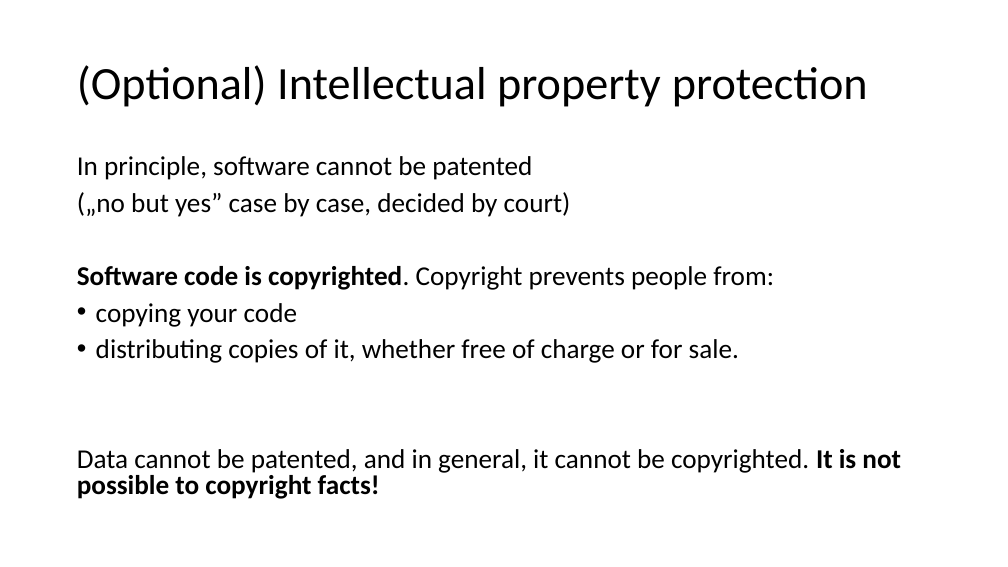
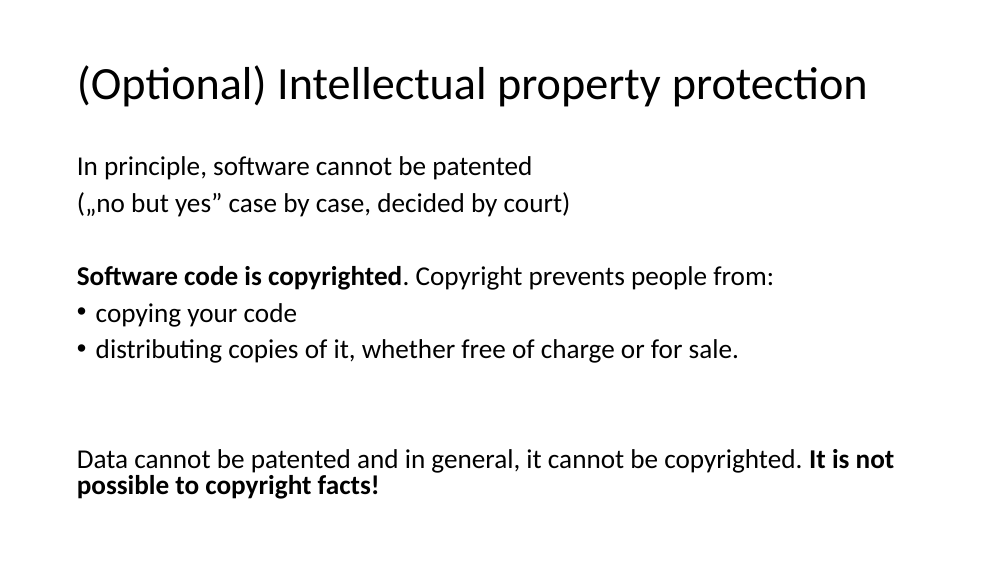
Before and after one commit to tobyhodges/solid-waddle, a slide deck: slide 21 of instructors/OS_Episode_v1.0.pptx. Drawn at 1008x567 pixels with LibreOffice and Linux fonts; fonts in the diff are those of the drawing. Boxes give left, top, right and bottom in pixels: in the first picture for what was removed or moved away, otherwise in the second. Text is boxed around its words. In the diff, an @@ line names an element or a change of style, - is before the commit and + after.

```diff
--- a/instructors/OS_Episode_v1.0.pptx
+++ b/instructors/OS_Episode_v1.0.pptx
@@ text at (77,449,895,499): text changed @@
-Data cannot be patented, and in general, it cannot be copyrighted. It is not possible to copyright facts!
+Data cannot be patented and in general, it cannot be copyrighted. It is not possible to copyright facts!
```
Also in this commit, not shown: 7 other slides changed, 6 other files.
